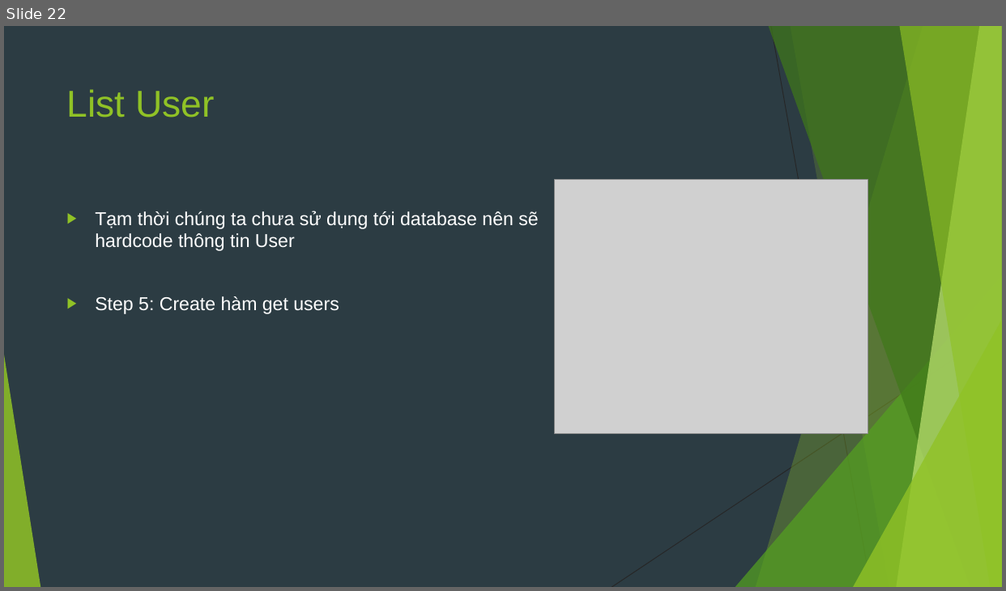
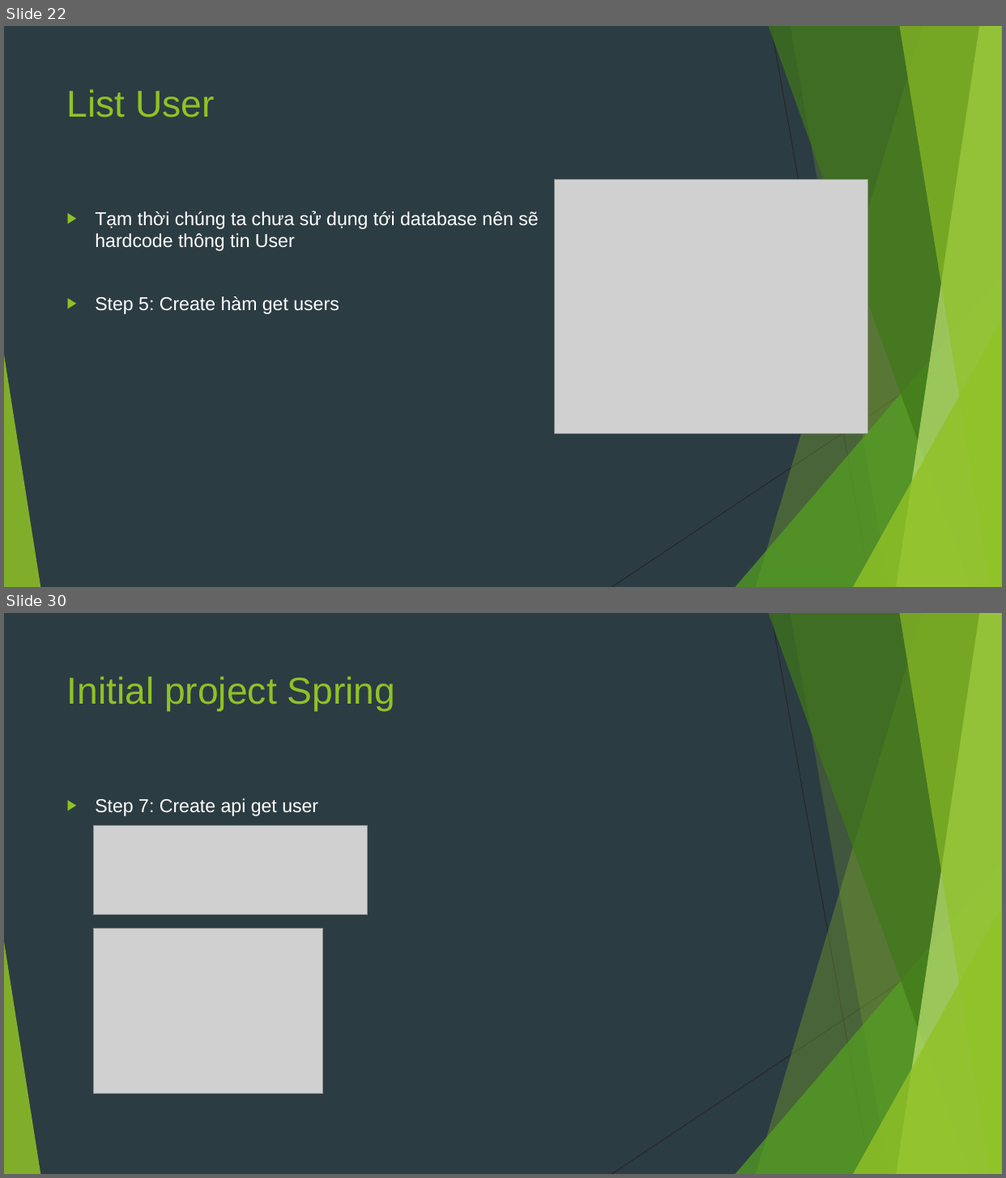
Before and after one commit to sobbingwind/SpringBoot, a slide deck: 02.RESTful API.pptx. Shown one above the other, each under a label of ours: slide 22 before the commit, slides 22 and 30 after it; the slides between them are not shown. The pictures are 1006x591 and 1006x1178 pixels, drawn with LibreOffice and Linux fonts; fonts in the diff are those of the drawing; grey boxes stand for pictures. Boxes give left, top, right and bottom in pixels: in the first picture for what was removed or moved away, otherwise in the second. Text is boxed around its words. In the diff, an @@ line names an element or a change of style, - is before the commit and + after.

```diff
--- a/02.RESTful API.pptx
+++ b/02.RESTful API.pptx
@@ slide 30 added at (x1=4, y1=613, x2=1002, y2=1174), background #2C3C43; not listed: 10 template elements that a slide beside it also shows @@
@@ title added at (x1=67, y1=676, x2=395, y2=712), 36 pt, text #90C226 @@
+Initial project Spring
@@ text added at (x1=95, y1=798, x2=318, y2=816), 18 pt, text #FFFFFF @@
+▶ Step 7: Create api get user
@@ picture added at (x1=94, y1=825, x2=368, y2=914) @@
@@ picture added at (x1=94, y1=928, x2=323, y2=1093) @@
```
Also in this commit, not shown: 1 slide changed, 6 other slides added.
